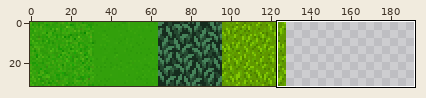
A sprite sheet gets an edit: tileset/ground-cc0.png. Above, an overview of the earlier version with the close-up marked.
Close-up. Before the edit:
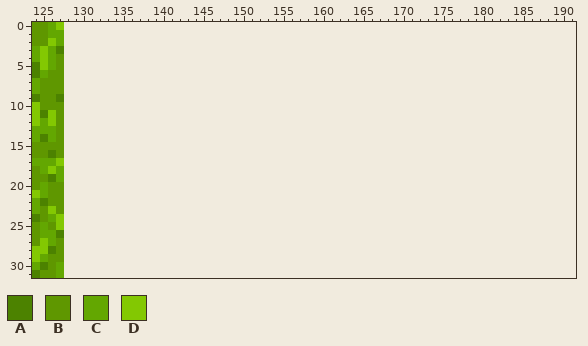
The file is 128x32 pixels. Colours within 5 levels of each other are drawn and written as one. Shown: x 124..191, y 0..31. The old version is drawn lined up with the new one, on the new canvas.
Palette (. is transparent): A #4c8200  B #5f9700  C #63a701  D #83c802
Pixels before, first column x 124:
 0 BBCD
 1 BBCC
 2 BBDC
 3 CDCA
 4 CDCB
 5 ADCB
 6 ACBB
 7 CBBB
 8 CBBB
 9 ABBA
10 DBBB
11 DADB
12 DCDB
13 CCCB
14 CACB
15 BBBB
16 BBAB
17 CCCD
18 BCDC
19 BBAC
20 BCBB
21 DCBB
22 CABB
23 CBDB
24 ABCD
25 BCBD
26 BCCA
27 BDCB
28 DDAB
29 DCBB
30 CABC
31 ABBC
The result:
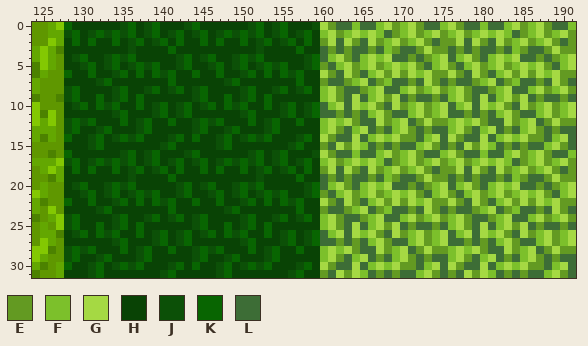
Colours new in this view: E #639a22  F #7cc02b  G #a5d943  H #094305  J #0c5007  K #086501  L #3d6d36
Change:
canvas 128x32 -> 192x32
Changed rows in their new state; - is an unchanged pixel.
first column x 128:
 0 KHHHHHHJKHJKHHHJKHHHHHHJKHJKHHHJGELLFLLFGEFGELLFGELLFLLFGEFGELLF
 1 JKHJKJKJKHJKHJKHJKHJKJKJKHJKHJKHFGEFGFGFLEFGEFGEFGEFGFGFLEFGEFGE
 2 HKHKHHKHJKHJKHKHHKHKHHKHJKHJKHKHEGLGELGEFGEFGELEEGLGELGEFGEFGELE
 3 HHHHHHHHJHHHHKHHHHHHHHHHJHHHHKHHLELELLELFELLEGEELELELLELFELLEGEE
 4 HJKHHJKJKHHHHHJKHJKHHJKJKHHHHHJKLFGELFGFGLLELEFGLFGELFGFGLLELEFG
 5 HHJKHJKHJKJKHHJKHHJKHJKHJKJKHHJKELFGEFGEFGFGELFGELFGEFGEFGFGELFG
 6 KHHKHHJKHKHKJKHHKHHKHHJKHKHKJKHHGELGELFGEGEGFGEEGELGELFGEGEGFGEE
 7 HHHHJKHHHHHHHKHHHHHHJKHHHHHHHKHHELLEFGLEFLLELGELELLEFGLEFLLELGEL
 8 JKHHHHJKHHJKHJKHJKHHHHJKHHJKHJKHFGELLEFGLLFGEFGEFGELLEFGLLFGEFGE
 9 JKHHKHJKHKHHHHHHJKHHKHJKHKHHHHHHFGELGLFGEGLELLELFGELGLFGEGLELLEL
10 HJKHKJKHHKHJKHJKHJKHKJKHHKHJKHJKLFGLGFGELGEFGEFGLFGLGFGELGEFGEFG
11 HHHHHHJKHHHJKHJKHHHHHHJKHHHJKHJKLLELELFGELLFGEFGLLELELFGELLFGEFG
12 JKJKHHHKHJKHHKHHJKJKHHHKHJKHHKHHFGFGELLGEFGLEGEEFGFGELLGEFGLEGEE
13 JKHHJKHHHJKHHHHHJKHHJKHHHJKHHHHHFGELFGLELFGELELLFGELFGLELFGELELL
14 KHHJKHJKJKHHHJKHKHHJKHJKJKHHHJKHGELLGLFGFGEELFGLGELLGLFGFGEELFGL
15 HHHJKHHHHHHHJKHHHHHJKHHHHHHHJKHHELGEGFLELELLFGELELGEGFLELELLFGEL
16 KHHHHHHJKHJKHHHJKHHHHHHJKHJKHHHJGELLFLLFGEFGELLFGELLFLLFGEFGELLF
17 JKHJKJKJKHJKHJKHJKHJKJKJKHJKHJKHFGEFGFGFLEFGEFGEFGEFGFGFLEFGEFGE
18 HKHKHHKHJKHJKHKHHKHKHHKHJKHJKHKHEGLGELGEFGEFGELEEGLGELGEFGEFGELE
19 HHHHHHHHJHHHHKHHHHHHHHHHJHHHHKHHLELELLELFELLEGEELELELLELFELLEGEE
20 HJKHHJKJKHHHHHJKHJKHHJKJKHHHHHJKLFGELFGFGLLELEFGLFGELFGFGLLELEFG
21 HHJKHJKHJKJKHHJKHHJKHJKHJKJKHHJKELFGEFGEFGFGELFGELFGEFGEFGFGELFG
22 KHHKHHJKHKHKJKHHKHHKHHJKHKHKJKHHGELGELFGEGEGFGEEGELGELFGEGEGFGEE
23 HHHHJKHHHHHHHKHHHHHHJKHHHHHHHKHHELLEFGLEFLLELGELELLEFGLEFLLELGEL
24 JKHHHHJKHHJKHJKHJKHHHHJKHHJKHJKHFGELLEFGLLFGEFGEFGELLEFGLLFGEFGE
25 JKHHKHJKHKHHHHHHJKHHKHJKHKHHHHHHFGELGLFGEGLELLELFGELGLFGEGLELLEL
26 HJKHKJKHHKHJKHJKHJKHKJKHHKHJKHJKLFGLGFGELGEFGEFGLFGLGFGELGEFGEFG
27 HHHHHHJKHHHJKHJKHHHHHHJKHHHJKHJKLLELELFGELLFGEFGLLELELFGELLFGEFG
28 JKJKHHHKHJKHHKHHJKJKHHHKHJKHHKHHFGFGELLGEFGLEGEEFGFGELLGEFGLEGEE
29 JKHHJKHHHJKHHHHHJKHHJKHHHJKHHHHHFGELFGLELFGELELLFGELFGLELFGELELL
30 KHHJKHJKJKHHHJKHKHHJKHJKJKHHHJKHGELLGLFGFGEELFGLGELLGLFGFGEELFGL
31 HHHJKHHHHHHHJKHHHHHJKHHHHHHHJKHHELGEGFLELELLFGELELGEGFLELELLFGEL
